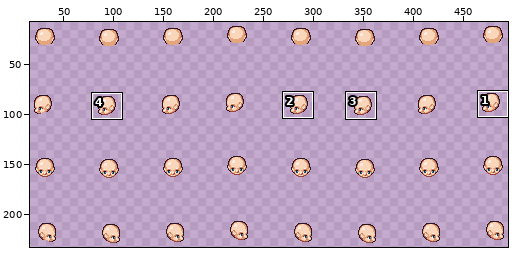
File history of a sprite sheet, Characters/Heads (Adult)/Head 03 - Elderly/Run.png. Above, an overview of the earlier version with the close-up marked.
Close-up. Earlier state:
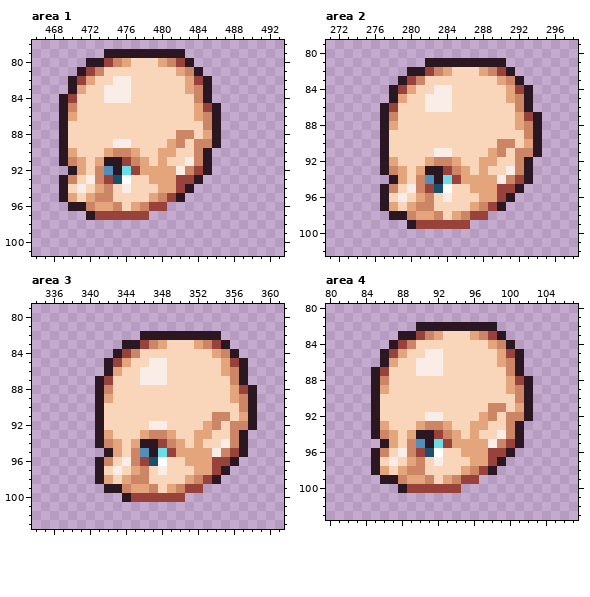
The file is 512x256 pixels. Shown: area 1: x 466..493, y 78..101; area 2: x 271..298, y 79..102; area 3: x 334..361, y 79..103; area 4: x 80..107, y 80..103. The wide view leaves out empty margins. The commit also changed other parts of the picture, which this record leaves out.
Now the later version:
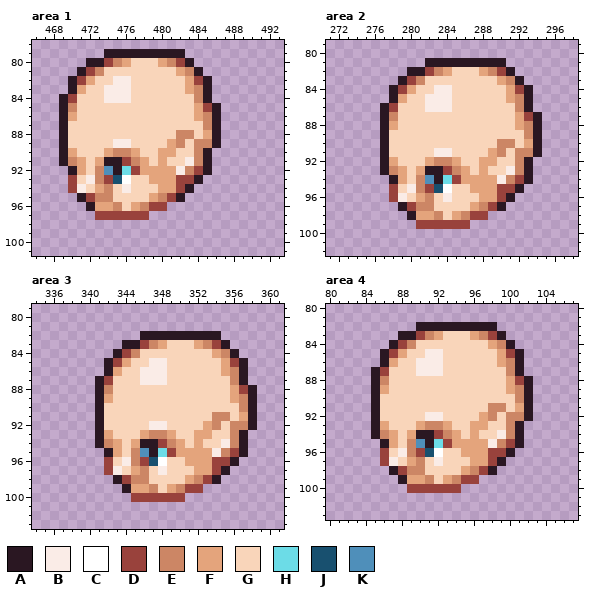
Palette (. is transparent): A #2a1722  B #faece7  C #ffffff  D #99423c  E #cc8665  F #e4a47c  G #f9d5ba  H #6cdce7  J #18506f  K #4f8fba
Changes in this commit:
Area 1:
The author changed colour E to colour A in row 96 at x 472.
The author changed colour G to colour A in row 95 at x 471.
The author changed colour E to colour D in row 93 at x 470.
The author changed colour F to colour D in row 95 at x 472.
The author changed colour G to colour D in row 94 at x 470.
Colour A is removed in rows 93 to 95 at x 469; in row 96 at x 470 to 471; in row 97 at x 472.
Colour F is removed in row 95 at x 470.
Area 2:
The author changed colour E to colour A in row 98 at x 280.
The author changed colour G to colour A in row 97 at x 279.
The author changed colour E to colour D in row 95 at x 278.
The author changed colour F to colour D in row 97 at x 280.
The author changed colour G to colour D in row 96 at x 278.
Colour A is removed in rows 95 to 97 at x 277; in row 98 at x 278 to 279; in row 99 at x 280.
Colour F is removed in row 97 at x 278.
Area 3:
The author changed colour E to colour A in row 99 at x 344.
The author changed colour G to colour A in row 98 at x 343.
The author changed colour E to colour D in row 96 at x 342.
The author changed colour F to colour D in row 98 at x 344.
The author changed colour G to colour D in row 97 at x 342.
Colour A is removed in rows 96 to 98 at x 341; in row 99 at x 342 to 343; in row 100 at x 344.
Colour F is removed in row 98 at x 342.
Area 4:
The author changed colour E to colour A in row 99 at x 88.
The author changed colour G to colour A in row 98 at x 87.
The author changed colour E to colour D in row 96 at x 86.
The author changed colour F to colour D in row 98 at x 88.
The author changed colour G to colour D in row 97 at x 86.
Colour A is removed in rows 96 to 98 at x 85; in row 99 at x 86 to 87; in row 100 at x 88.
Colour F is removed in row 98 at x 86.
Pixel boxes of the changes (left, top, right, bottom) in both close-ups:
changed: (59, 175, 95, 220)
changed: (380, 184, 416, 229)
changed: (95, 457, 131, 502)
changed: (371, 448, 407, 493)
